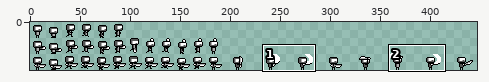
Two states of a sprite sheet, project/assets/sprites/char/player/char.png. Above, an overview of the earlier version with the close-up marked.
Close-up. Before:
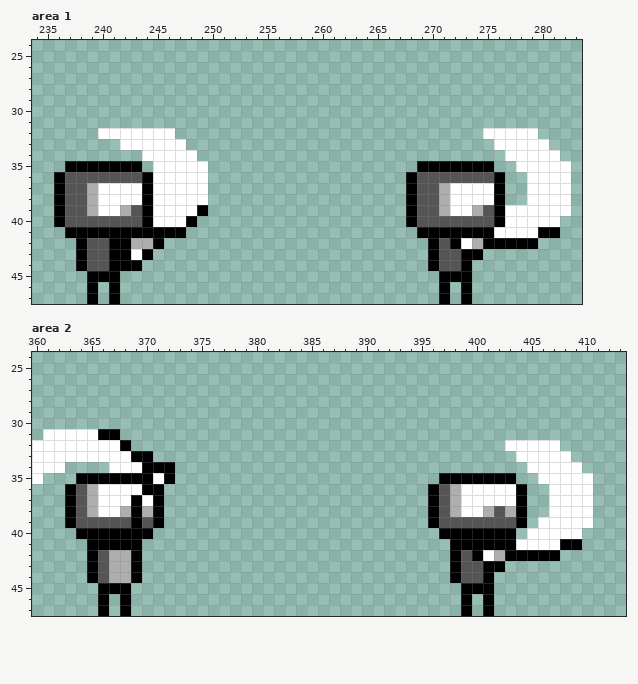
The file is 448x48 pixels. Shown: area 1: x 234..283, y 24..47; area 2: x 360..413, y 24..47. The wide view leaves out empty margins.
And afterwards:
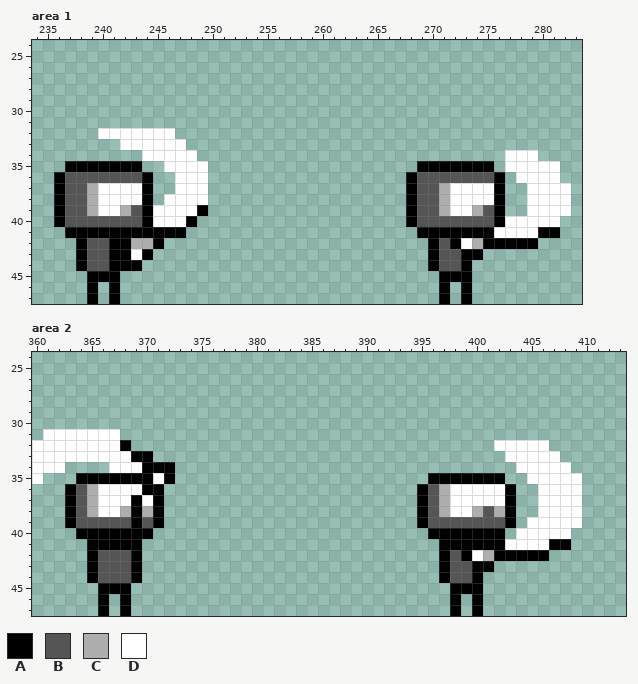
Palette (. is transparent): A #000000  B #555555  C #aeaeae  D #ffffff
Changes in this commit:
Area 1:
y 32: x 275..279 DDDDD -> .....
y 33: x 276..280 DDDDD -> .....
y 34: x 280..281 DD -> ..
y 35: x 245 D -> .; x 277 . -> D; x 282 D -> .
y 36: x 245..246 DD -> ..; x 278 . -> D; x 282 D -> .
y 37: x 245..246 DD -> ..
y 38: x 245 D -> .
y 39: x 277..278 DD -> ..
Area 2:
y 31: x 366..367 AA -> DD
y 32: x 402 . -> D; x 407 D -> .
y 33: x 403 . -> D; x 408 D -> .
y 34: x 404 . -> D; x 409 D -> .
y 35: x 396 . -> A; x 403 A -> .; x 405 . -> D; x 410 D -> .
y 36..37: x 395..398 .ABC -> ABCD; x 403..404 DA -> A.; x 406 . -> D; x 410 D -> .
y 38: x 395..398 .ABC -> ABCD; x 400..404 DCBCA -> CBCA.; x 406 . -> D; x 410 D -> .
y 39: x 395..396 .A -> AB; x 403..405 BA. -> A.D; x 410 D -> .
y 40: x 396 . -> A; x 403..404 A. -> .D; x 409 D -> .
y 41: x 397 . -> A; x 403 A -> D; x 407 D -> A; x 409 A -> .
y 42: x 367..368 CC -> BB; x 397..402 .ABADC -> ABADCA; x 407 A -> .
y 43: x 367..368 CC -> BB; x 397..398 .A -> AB; x 400 B -> A; x 402 A -> .
y 44: x 367..368 CC -> BB; x 397..398 .A -> AB; x 400..401 BA -> A.
y 45: x 398 . -> A; x 401 A -> .
y 46..47: x 398..401 .A.A -> A.A.
Pixel boxes of the changes (left, top, right, bottom) in both close-ups:
changed: (483, 128, 571, 216)
erased: (153, 161, 175, 205)
changed: (98, 429, 120, 440)
changed: (417, 440, 593, 616)
changed: (109, 550, 131, 583)
